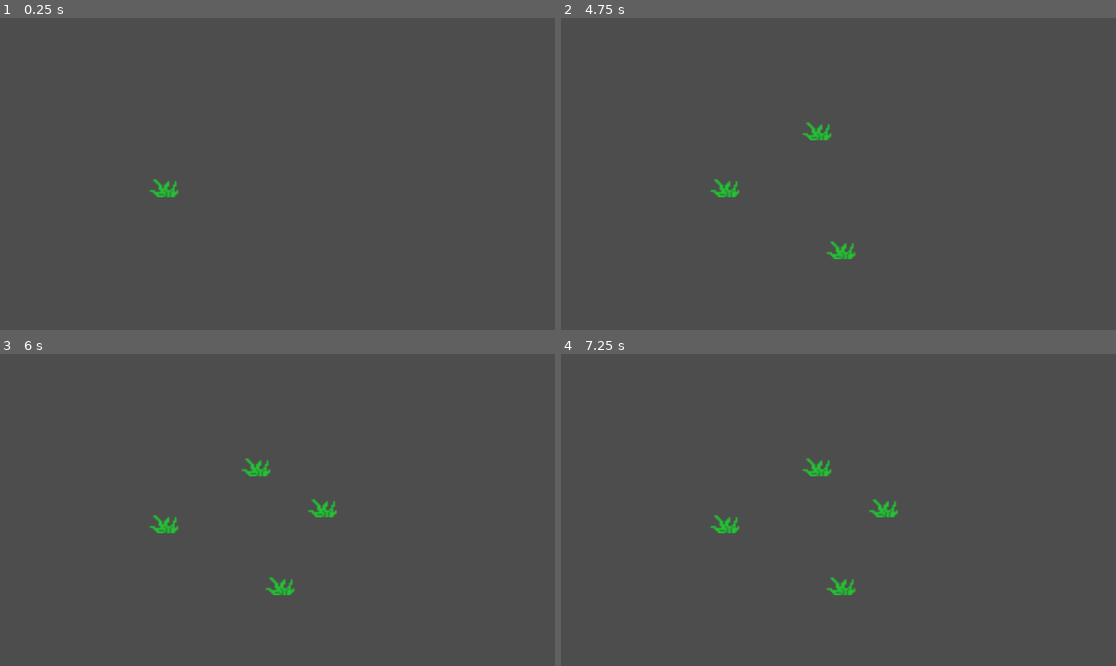
Above: before the commit, frames 1-4 (two rows, left to right).
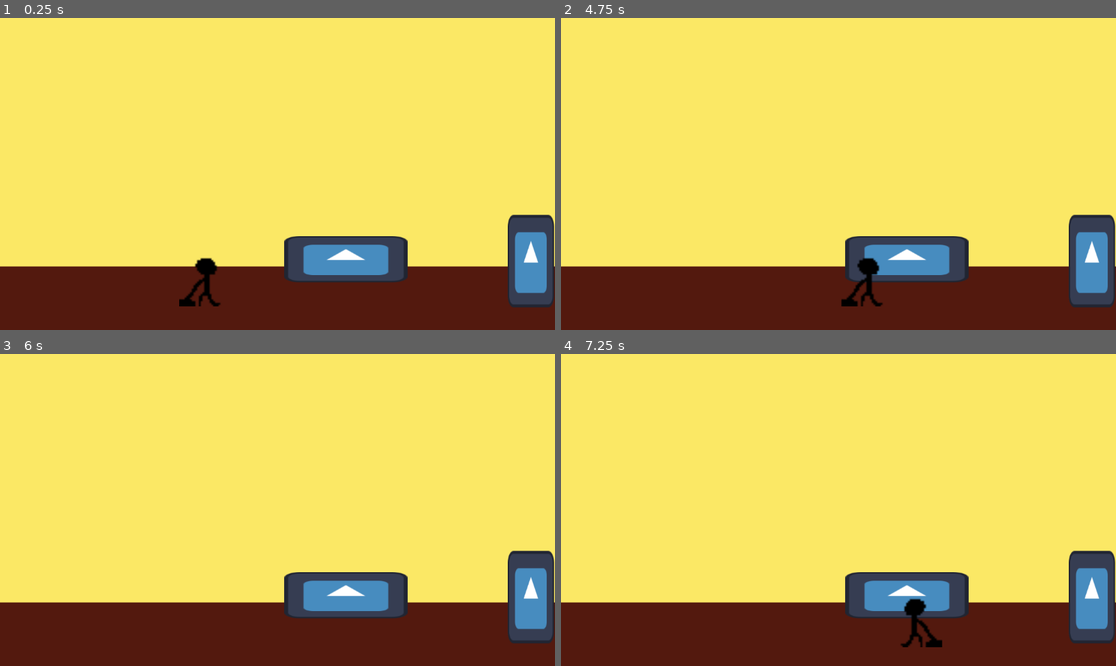
Above: after the commit, the same moments.

Repository: Domo-W/A-Warm-Home
Game: Godot game, scene res://PrototypeLevels/mom_boss_fight_level_prototype.tscn
Same seed, same stepped clock (60 frames per second), same inputs: the game is played once before the commit and once after it. Before the commit the project starts from res://PrototypeLevels/lawn_mowing_minigame.tscn. The engine's default icon, where the game draws it, is replaced by a stand-in: a white triangle on a blue panel in a dark square.
Inputs:
- Up to frame 1 (0.25 s): no input
- Up to frame 2 (4.75 s): tap Enter at 0.5, 4.25 s; hold D (move_right) 0.53-1.28 s; tap E (interact) every 0.75 s from 0.6 to 4.35 s; hold S (move_down) 1.28-2.03 s; hold D (move_right) 2.03-2.78 s; tap Space at 2.75 s; hold W (move_up) 2.78-3.53 s; hold A (move_left) from 3.53 s (still down)
- Up to frame 3 (6 s): release A (move_left) at 5.03 s; hold S (move_down) 5.03-5.78 s; tap E (interact) at 5.1, 5.85 s; hold D (move_right) from 5.78 s (still down)
- Up to frame 4 (7.25 s): tap Space at 6.5 s; release D (move_right) at 6.53 s; hold W (move_up) from 6.53 s (still down); tap E (interact) at 6.6 s

The runs differ from the first frame. In frame 1, 98% of the frame differs, in the area x 0-100%, y 0-100%; in frame 2, 98%; in frame 3, 98%; in frame 4, 98%.

Commit message:
MomBossFight - player movement and hiding

Diff:
--- a/PrototypeLevels/mom_boss_fight_level_prototype.tscn
+++ b/PrototypeLevels/mom_boss_fight_level_prototype.tscn
@@ -24,13 +24,15 @@
 offset_bottom = 655.0
 texture = SubResource("CanvasTexture_t7y1q")
 
-[node name="Closet" parent="." instance=ExtResource("2_bg7kl")]
+[node name="Closet" parent="." node_paths=PackedStringArray("player") instance=ExtResource("2_bg7kl")]
 position = Vector2(1102, 505)
 scale = Vector2(0.75, 1.5)
+player = NodePath("../Player")
 
-[node name="Dresser" parent="." instance=ExtResource("2_bg7kl")]
+[node name="Dresser" parent="." node_paths=PackedStringArray("player") instance=ExtResource("2_bg7kl")]
 position = Vector2(718, 501)
 scale = Vector2(2, 0.75)
+player = NodePath("../Player")
 
 [node name="Player" parent="." instance=ExtResource("1_w1xc5")]
 position = Vector2(431, 540)
--- a/Scripts/JeremyScripts/objects_for_hiding.gd
+++ b/Scripts/JeremyScripts/objects_for_hiding.gd
@@ -1,10 +1,13 @@
 extends StaticBody2D
 
+@export var player: CharacterBody2D
 
 
 func _on_area_2d_body_entered(body):
-	pass # Replace with function body.
+	if body == player:
+		player.can_hide = true
 
 
 func _on_area_2d_body_exited(body):
-	pass # Replace with function body.
+	if body == player:
+		player.can_hide = false
--- a/Scripts/JeremyScripts/player.gd
+++ b/Scripts/JeremyScripts/player.gd
@@ -3,7 +3,9 @@
 
 const VSPEED = 200.0
 const HSPEED = 200.0
-#458
+
+var can_hide := false
+var is_hidden := false
 
 func _physics_process(delta):
 	var updown = Input.get_axis("move_up", "move_down")
@@ -14,18 +16,27 @@
 	elif direction < 0:
 		sprite_2d.flip_h = false
 
-	if direction:
+	if direction and not is_hidden:
 		velocity.x = direction * HSPEED
 	else:
 		velocity.x = move_toward(velocity.x, 0, HSPEED)
-	if updown:
+	if updown and not is_hidden:
 		velocity.y = updown * VSPEED
 	else:
 		velocity.y = move_toward(velocity.y, 0, VSPEED)
 
 
+
 	if global_position.y <= 457:
 		global_position.y = 457.9
 
+	if can_hide and Input.is_action_just_pressed("interact"):
+		if is_hidden:
+			visible = true
+			is_hidden = false
+		else:
+			visible = false
+			is_hidden = true
+	print(visible)
 
 	move_and_slide()
--- a/project.godot
+++ b/project.godot
@@ -11,7 +11,7 @@
 [application]
 
 config/name="A Warm Home"
-run/main_scene="res://PrototypeLevels/lawn_mowing_minigame.tscn"
+run/main_scene="res://PrototypeLevels/mom_boss_fight_level_prototype.tscn"
 config/features=PackedStringArray("4.2", "Forward Plus")
 config/icon="res://icon.svg"
 
